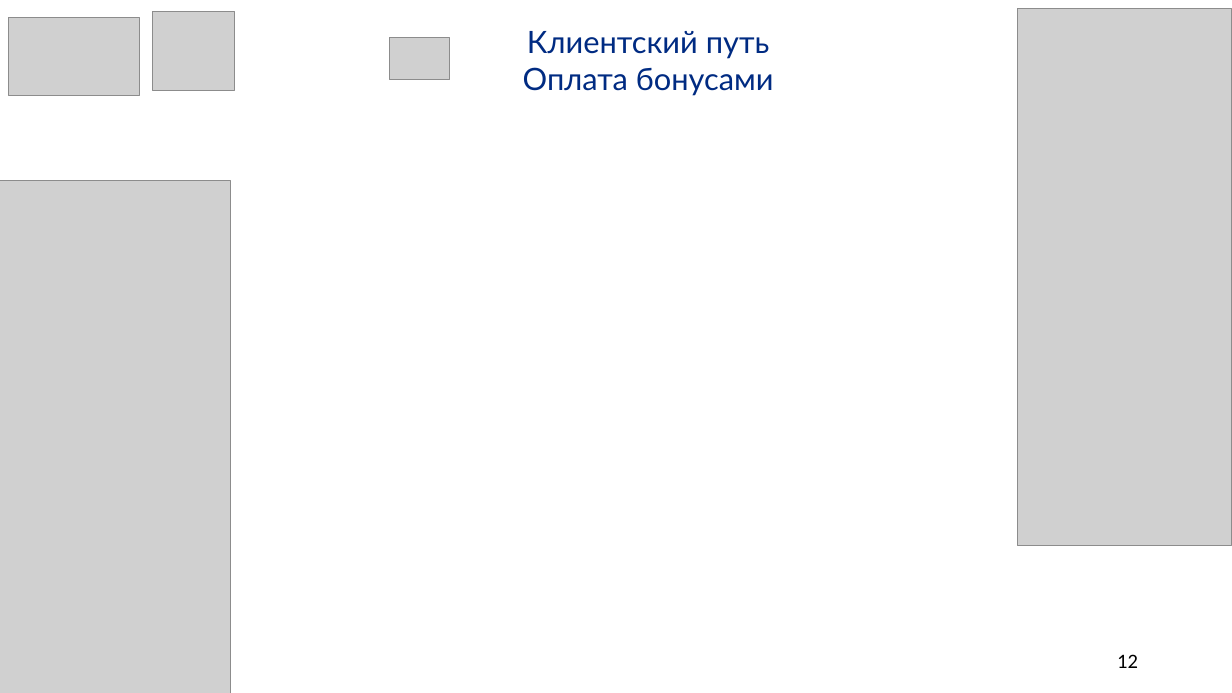
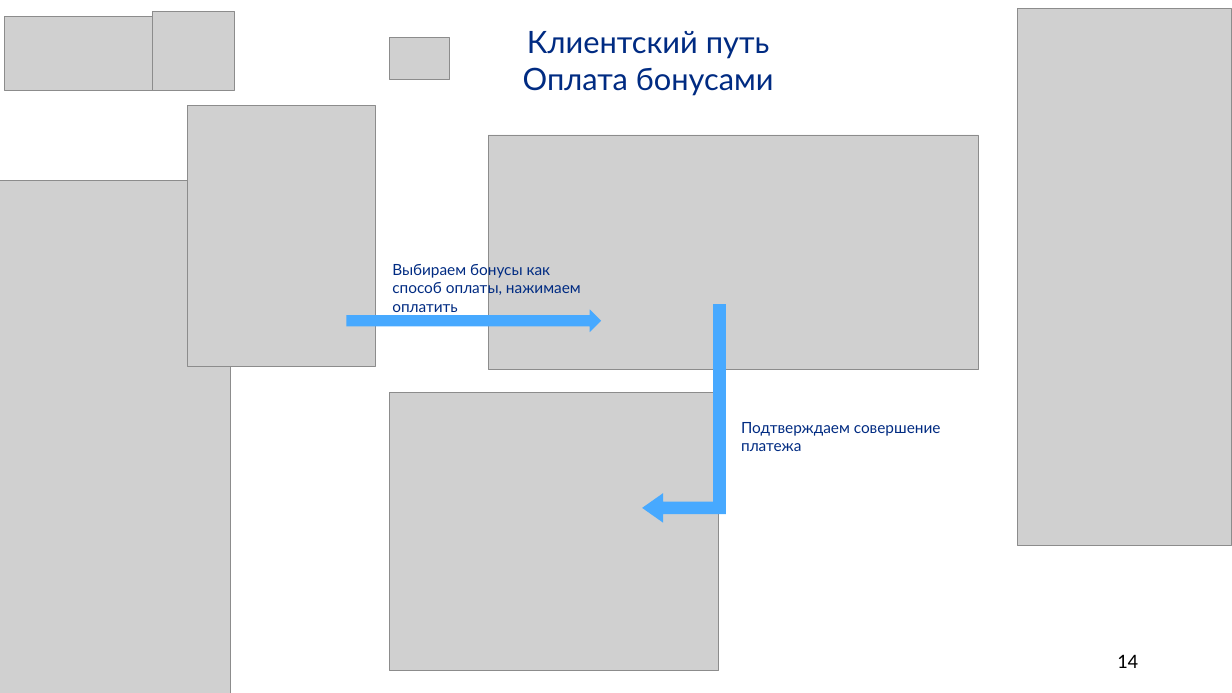
Before and after one commit to SalminaTatyana/DiplomNote, a slide deck: slide 14 of Иванова.pptx (slide 12 before the commit). Drawn at 1232x693 pixels with LibreOffice and Linux fonts; fonts in the diff are those of the drawing; grey boxes stand for pictures. Boxes give left, top, right and bottom in pixels: in the first picture for what was removed or moved away, otherwise in the second. Text is boxed around its words. In the diff, an @@ line names an element or a change of style, - is before the commit and + after.

```diff
--- a/Иванова.pptx
+++ b/Иванова.pptx
@@ picture: place and size @@
-picture at <box>9,18,140,95</box>
+picture at <box>5,16,152,90</box>
@@ picture added at <box>188,105,375,367</box> @@
@@ picture added at <box>489,135,979,370</box> @@
@@ text added at <box>392,261,581,312</box>, 12 pt, text #002B82 @@
+Выбираем бонусы как способ оплаты, нажимаем оплатить
@@ right arrow added at <box>347,310,602,333</box>, fill #47A9FF @@
@@ bent up arrow added at <box>642,304,726,523</box>, fill #47A9FF @@
@@ picture added at <box>389,393,718,671</box> @@
@@ text added at <box>741,422,941,451</box>, 12 pt, text #002B82 @@
+Подтверждаем совершение платежа
@@ page number at <box>1117,654,1138,668</box>: text changed @@
-12
+14
```
Also in this commit, not shown: 13 other slides changed, 3 slides added, 1 slide removed.
